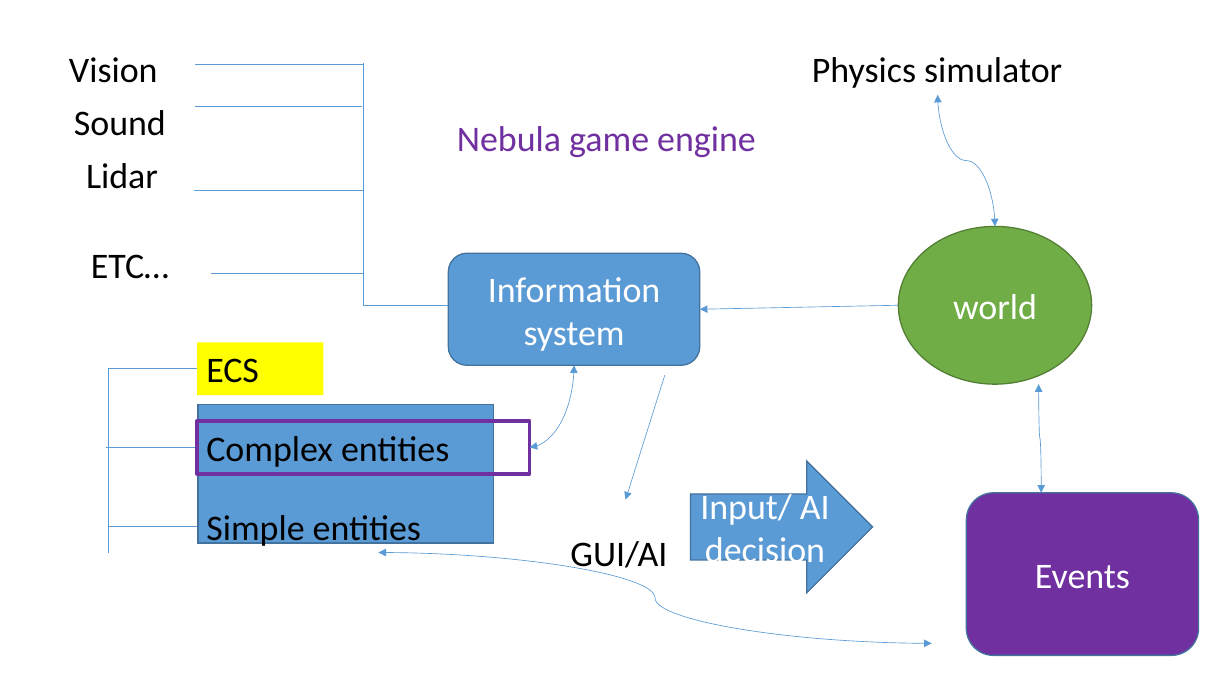
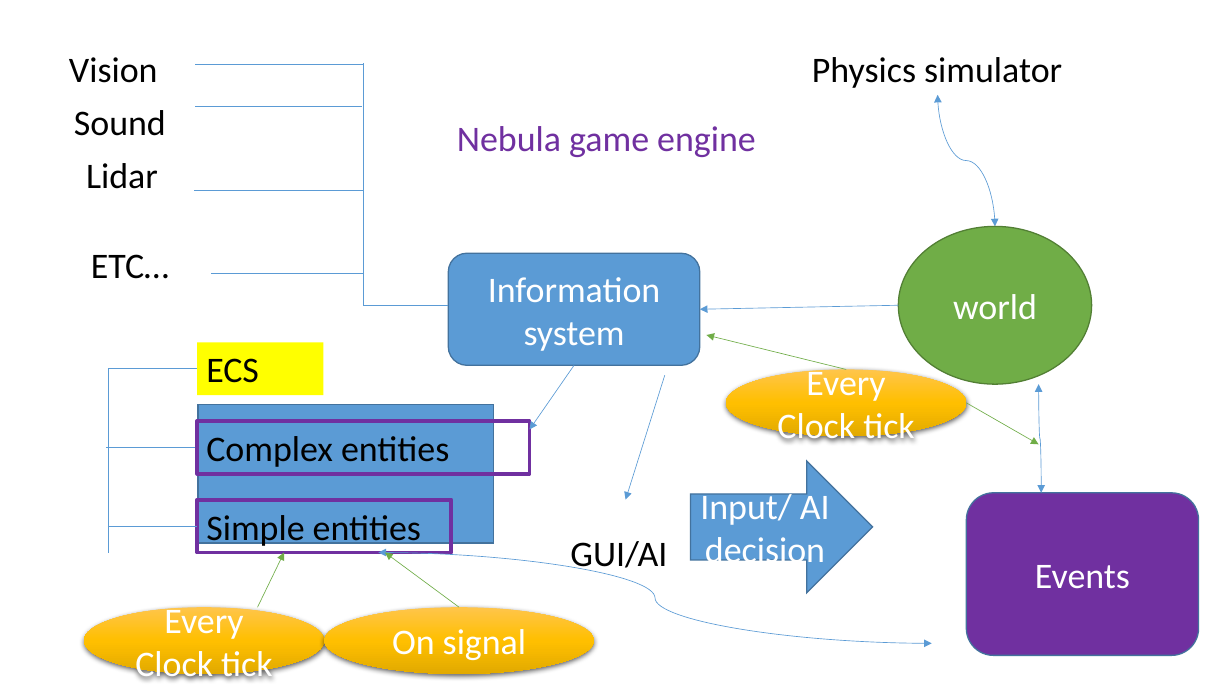
Before and after one commit to AliceRoselia/Nebula.jl, a slide deck: slide 1 of Diagram/Crude_plan.pptx. Drawn at 1232x693 pixels with LibreOffice and Linux fonts; fonts in the diff are those of the drawing. Boxes give left, top, right and bottom in pixels: in the first picture for what was removed or moved away, otherwise in the second. Text is boxed around its words. In the diff, an @@ line names an element or a change of style, - is before the commit and + after.

```diff
--- a/Diagram/Crude_plan.pptx
+++ b/Diagram/Crude_plan.pptx
@@ arrow added from (847, 370) to (707, 335), #70AD47 0.5 pt @@
@@ curved double arrow moved from (530, 447) - (574, 365) to (574, 365) - (530, 430) @@
@@ curved double arrow (574, 365) - (530, 430): curved double arrow to arrow @@
@@ ellipse added at [726,370,967,436], fill gradient #FFC64B to #FFC000 to #E3AB00, 28 pt, text #FFFFFF @@
+Every Clock tick
@@ arrow added from (967, 403) to (1039, 445), #70AD47 0.5 pt @@
@@ rectangle "Simple entities": place and size @@
-rectangle "Simple entities" at [206,515,421,549]
+rectangle "Simple entities" at [197,500,451,553]
@@ rectangle "Simple entities" at [197,500,451,553]: outline none to #7030A0 3 pt @@
@@ arrow added from (258, 607) to (284, 553), #70AD47 0.5 pt @@
@@ arrow added from (459, 607) to (385, 553), #70AD47 0.5 pt @@
@@ ellipse added at [84,607,324,674], fill gradient #FFC64B to #FFC000 to #E3AB00, 28 pt, text #FFFFFF @@
+Every Clock tick
@@ ellipse added at [324,607,594,674], fill gradient #FFC64B to #FFC000 to #E3AB00, 28 pt, text #FFFFFF @@
+On signal
```
Also in this commit, not shown: 2 other files.
